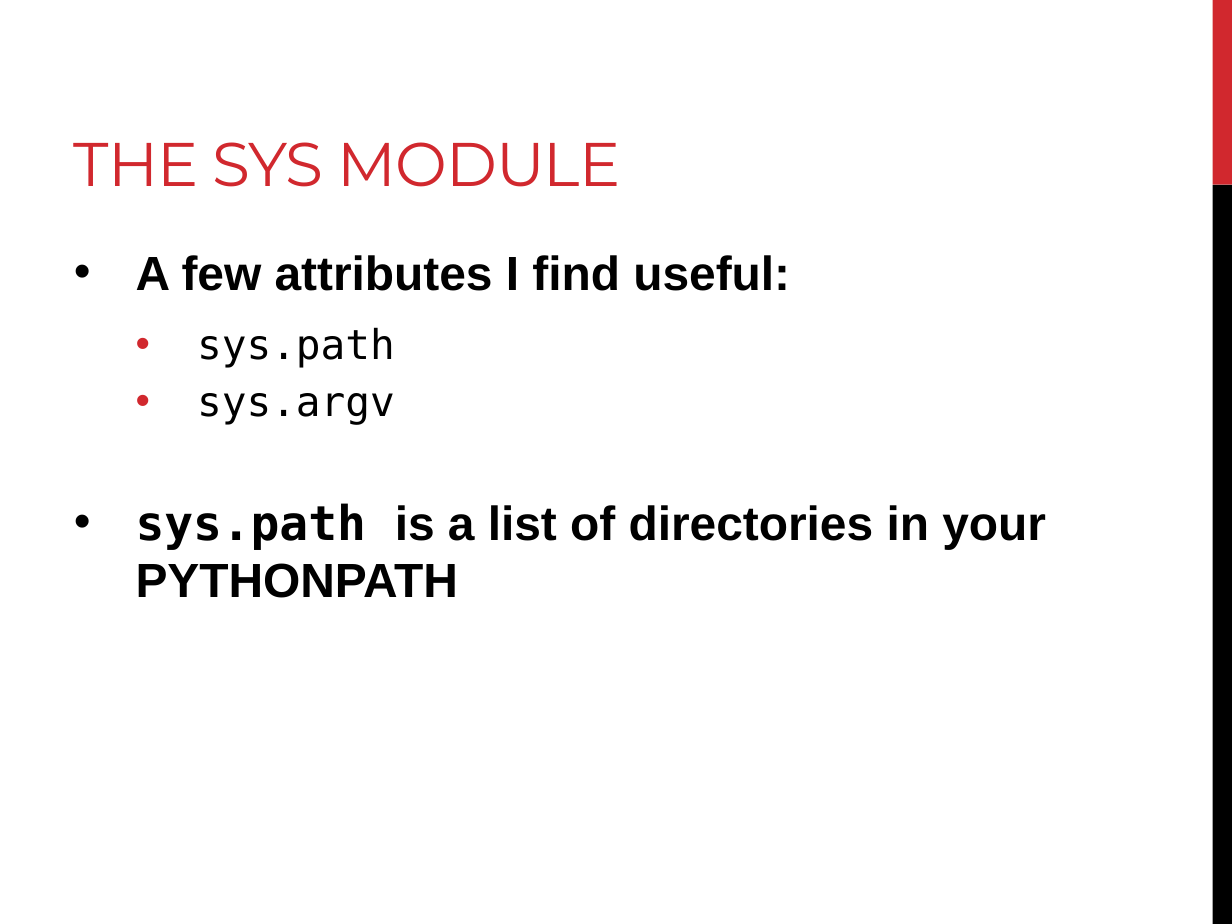
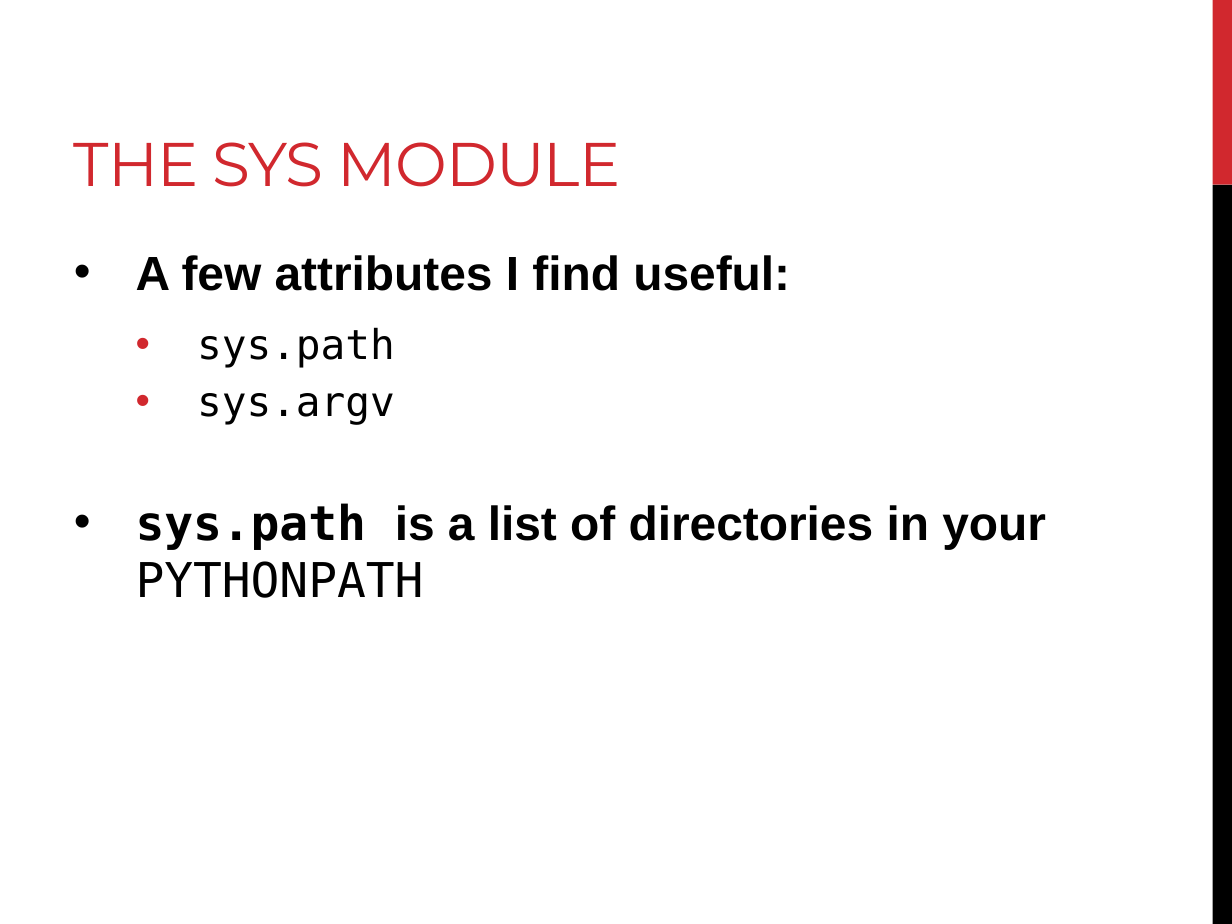
Before and after one commit to BjornFJohansson/ccbb_bigdata2015_python, a slide deck: slide 9 of slides/day4_slides.pptx. Drawn at 1232x924 pixels with LibreOffice and Linux fonts; fonts in the diff are those of the drawing. Boxes give left, top, right and bottom in pixels: in the first picture for what was removed or moved away, otherwise in the second. Text is boxed around its words. In the diff, an @@ line names an element or a change of style, - is before the commit and + after.

```diff
--- a/slides/day4_slides.pptx
+++ b/slides/day4_slides.pptx
@@ text at (136, 503, 1046, 598): font Arial to DejaVu Sans Mono, bold off in "PYTHONPATH" @@
```
Also in this commit, not shown: 18 other slides changed, 10 slides added, 5 slides removed, 3 other files.
